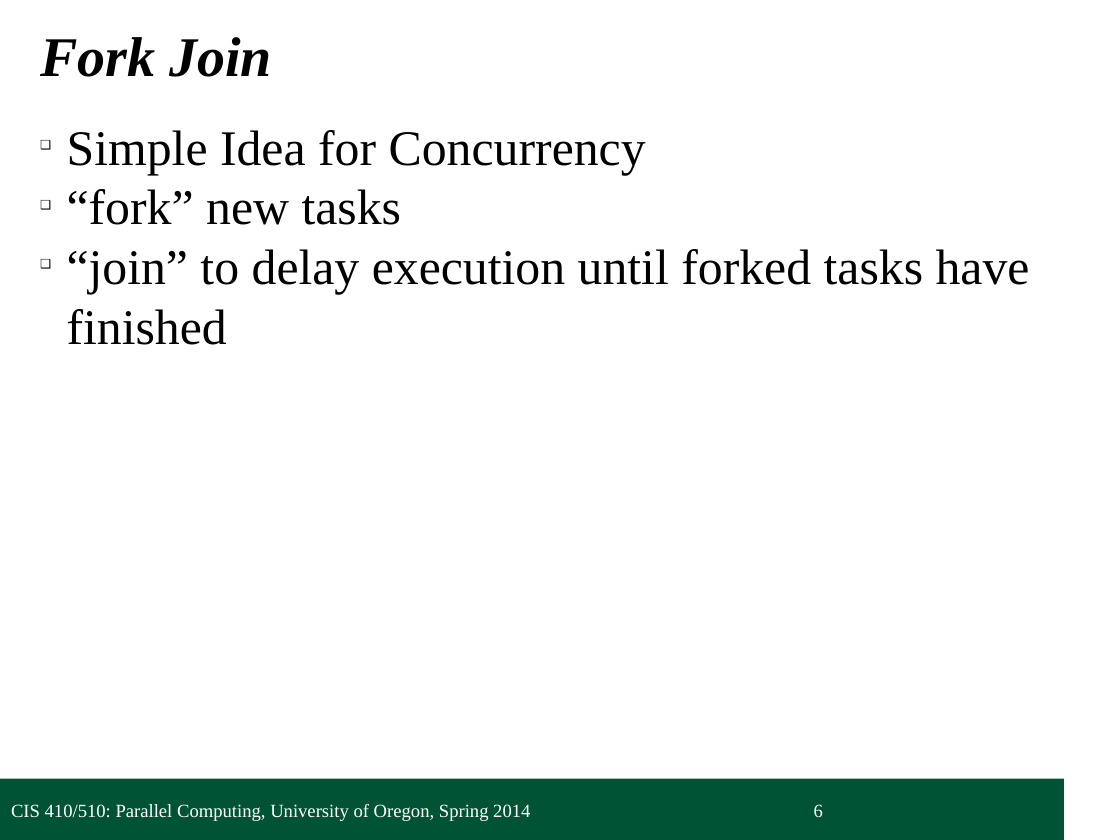
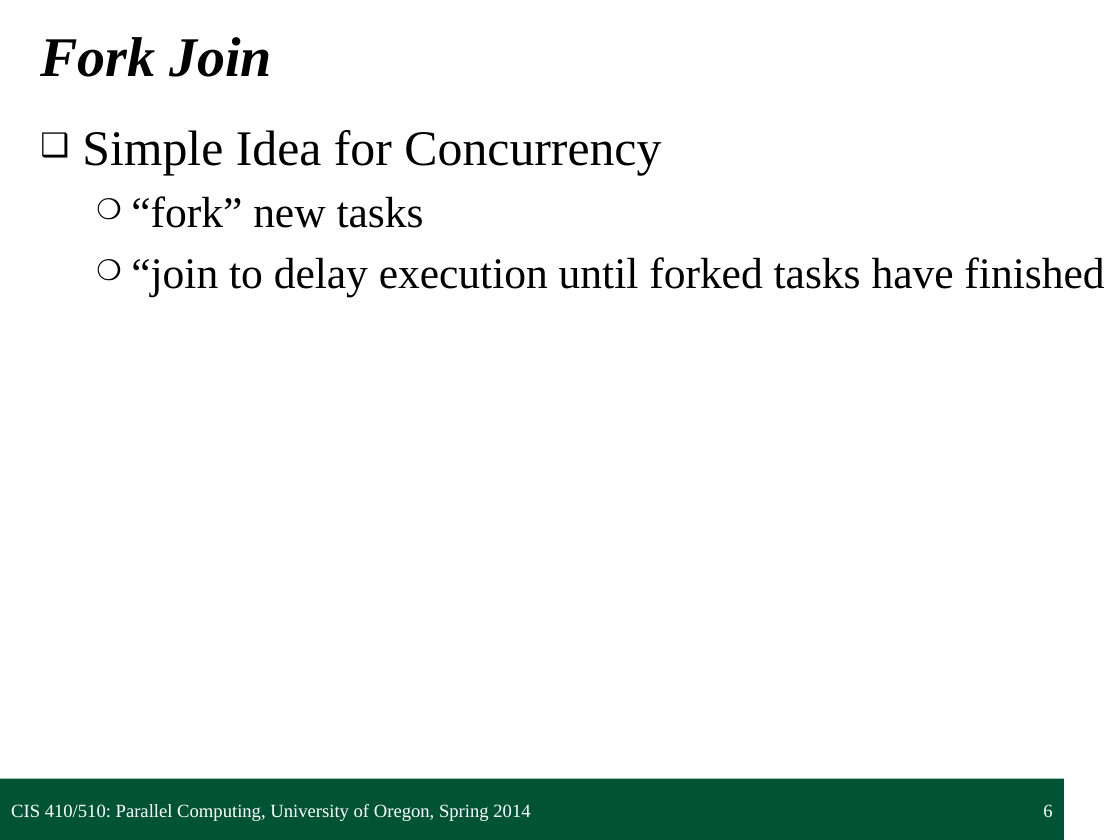
Before and after one commit to UOregonParallel/CourseMaterials, a slide deck: slide 6 of lecture_content/classSlides/5_forkjoinPattern/forkjoinPattern.pptx. Drawn at 1120x840 pixels with LibreOffice and Linux fonts; fonts in the diff are those of the drawing; background and template pictures are left out. Boxes give left, top, right and bottom in pixels: in the first picture for what was removed or moved away, otherwise in the second. Text is boxed around its words. In the diff, an @@ line names an element or a change of style, - is before the commit and + after.

Commit message:
Edited forkjoinPattern.pptx with correct formatting.

```diff
--- a/lecture_content/classSlides/5_forkjoinPattern/forkjoinPattern.pptx
+++ b/lecture_content/classSlides/5_forkjoinPattern/forkjoinPattern.pptx
@@ text at box(82, 130, 661, 228): size 32 to 28 pt in "“fork” new tasks"; indent changed; more space between paragraphs; bullet ❑ to ❍; list level 1 to 2 in "“fork” new tasks" @@
@@ text at box(131, 257, 1104, 297): text changed; size 32 to 28 pt @@
-❑ “join” to delay execution until forked tasks have finished
+  ❍ “join to delay execution until forked tasks have finished
@@ page number at box(1043, 804, 1052, 818): alignment left to right @@
```
Also in this commit, not shown: 12 other slides changed, 1 slide removed, 5 other files.
